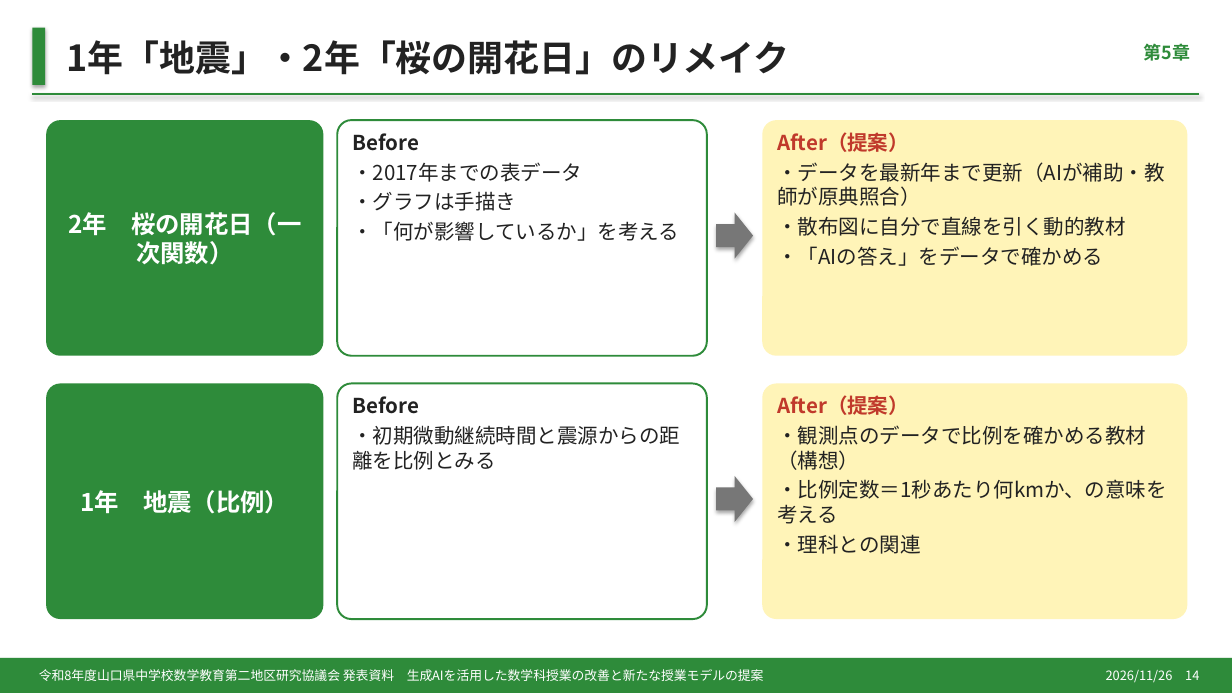
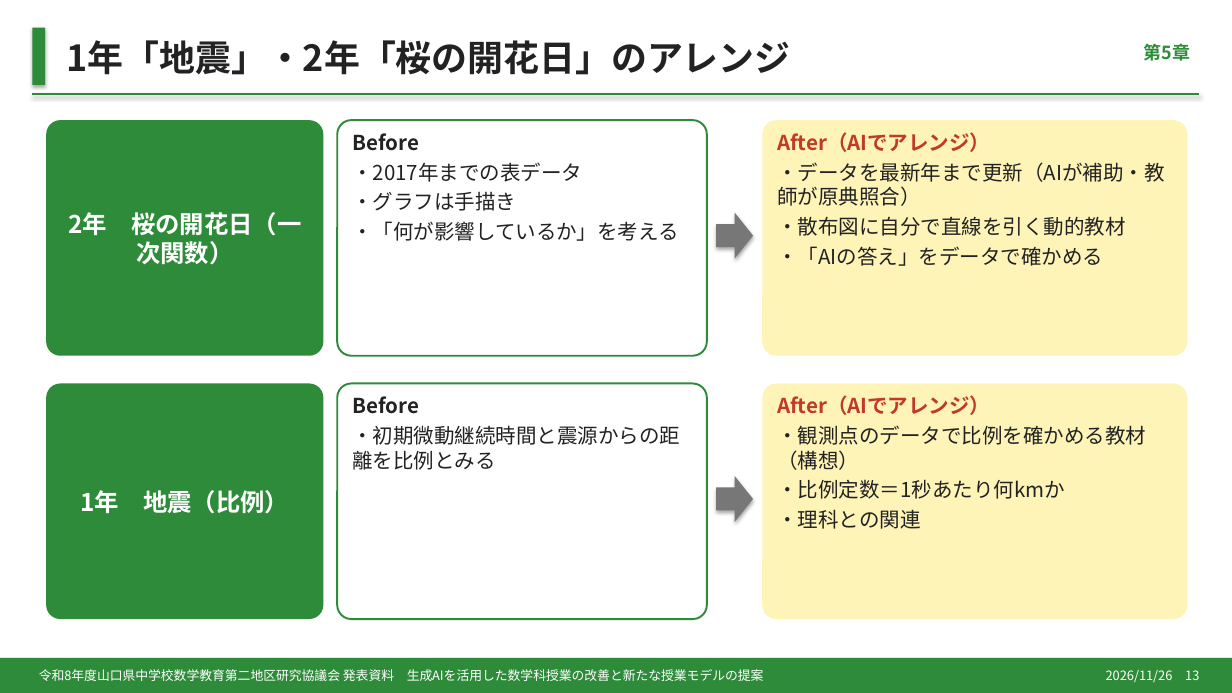
Before and after one commit to margiela14th-sudo/my-ai-project, a slide deck: slide 13 of 07_完成資料/県大会発表_生成AI授業再構築.pptx (slide 14 before the commit). Drawn at 1232x693 pixels with LibreOffice and Linux fonts; fonts in the diff are those of the drawing. Boxes give left, top, right and bottom in pixels: in the first picture for what was removed or moved away, otherwise in the second. Text is boxed around its words. In the diff, an @@ line names an element or a change of style, - is before the commit and + after.

```diff
--- a/07_完成資料/県大会発表_生成AI授業再構築.pptx
+++ b/07_完成資料/県大会発表_生成AI授業再構築.pptx
@@ text at [66,40,790,75]: text changed @@
-1年「地震」・2年「桜の開花日」のリメイク
+1年「地震」・2年「桜の開花日」のアレンジ
@@ text in rounded rectangle at [777,132,990,152]: text changed @@
-After（提案）
+After（AIでアレンジ）
@@ text in rounded rectangle at [777,395,990,415]: text changed @@
-After（提案）
+After（AIでアレンジ）
@@ text in rounded rectangle at [777,479,1064,499]: text changed @@
-・比例定数＝1秒あたり何kmか、の意味を考える
+・比例定数＝1秒あたり何kmか
@@ text at [1106,670,1199,683]: text changed @@
-2026/11/26 14
+2026/11/26 13
```
Also in this commit, not shown: 14 other slides changed, 2 slides added, 2 slides removed, 8 other files.
